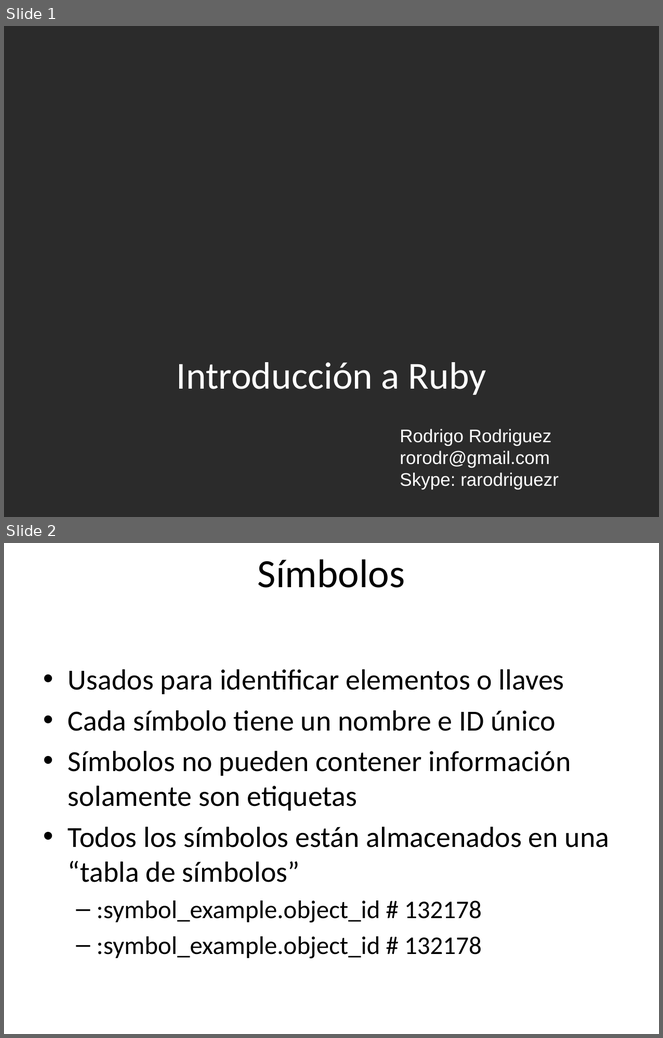
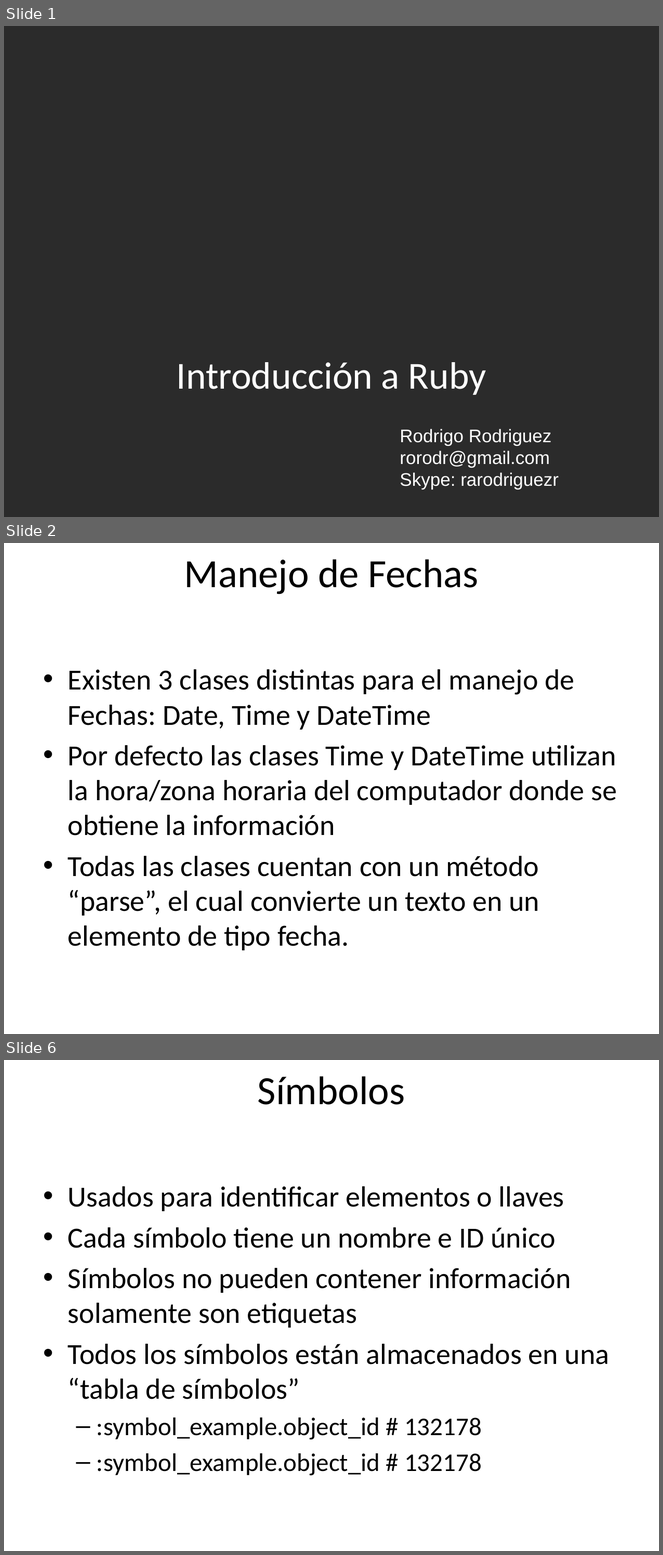
Before and after one commit to rarodriguez/curso_rails, a slide deck: presentaciones/Clase 2-Introduccion a Ruby.pptx. Shown one above the other, each under a label of ours: slides 1 and 2 before the commit, slides 1, 2 and 6 after it; the slides between them are not shown. The pictures are 663x1038 and 663x1555 pixels, drawn with LibreOffice and Linux fonts; fonts in the diff are those of the drawing; background and template pictures are left out; a plain dark background stands for a picture behind light text. Boxes give left, top, right and bottom in pixels: in the first picture for what was removed or moved away, otherwise in the second. Text is boxed around its words. In the diff, an @@ line names an element or a change of style, - is before the commit and + after.

Commit message:
Agregando la presentacion final de la clase 2, asi como un boceto de lo que se va a hacer en la clase 3

```diff
--- a/presentaciones/Clase 2-Introduccion a Ruby.pptx
+++ b/presentaciones/Clase 2-Introduccion a Ruby.pptx
@@ slide 2 added at <box>4,543,659,1034</box>, background picture (left out) @@
@@ title added at <box>184,559,478,594</box>, 44 pt, text #000000 @@
+Manejo de Fechas
@@ text added at <box>68,669,618,951</box>, 32 pt, text #000000 @@
+• Existen 3 clases distintas para el manejo de Fechas: Date, Time y DateTime
+• Por defecto las clases Time y DateTime utilizan la hora/zona horaria del computador donde se obtiene la información
+• Todas las clases cuentan con un método “parse”, el cual convierte un texto en un elemento de tipo fecha.
@@ what was slide 2 is now slide 6 @@
```
Also in this commit, not shown: 6 slides changed, 7 other slides added, 1 slide removed, 2 other files.
